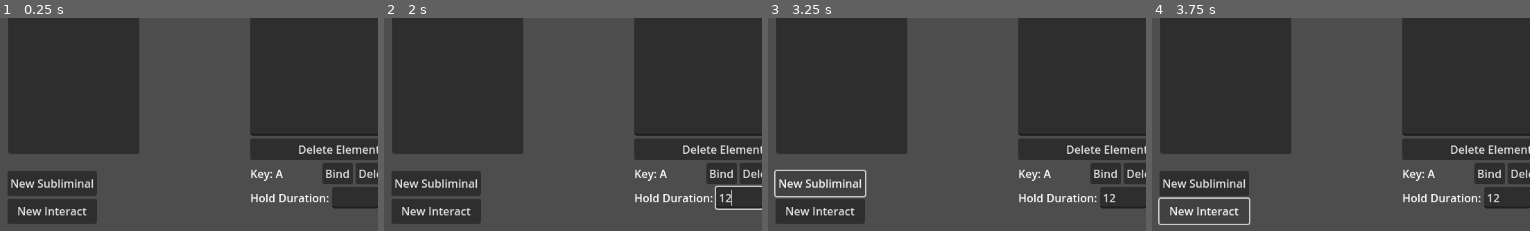
Above: before the commit, frames 1-4 (left to right).
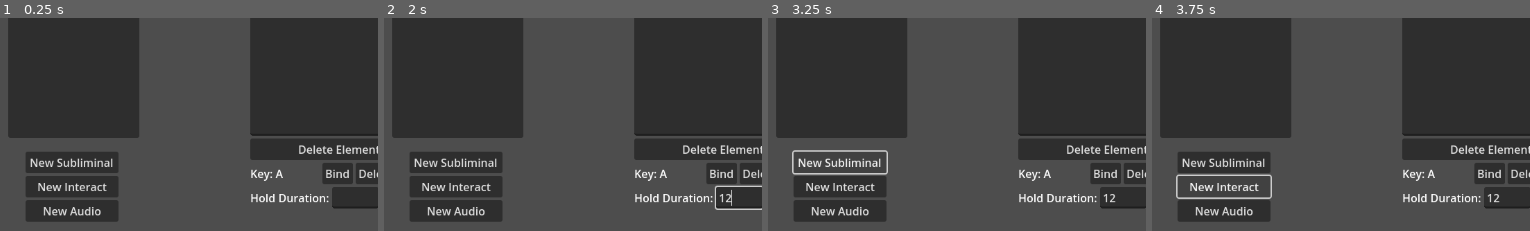
Above: after the commit, the same moments.

Repository: WinterWarp/KeyHypno
Game: Godot game, scene res://Scenes/EditingScene.tscn
Two runs of this game, one before a commit and one after it. Both use one fixed random seed, a clock stepped at 60 frames per second and the inputs below. This scene is started directly instead of the project's main scene.
Inputs (mouse positions are % of the whole screen's width and height, from its top left):
- Up to frame 1 (0.25 s): no input
- Up to frame 2 (2 s): click (48, 10) at 0.52 s; type "12" at 0.6 s; click (48, 16) at 0.75 s; type "12" at 0.83 s; click (48, 21) at 0.98 s; type "12" at 1.07 s; click (47, 33) at 1.27 s; type "12" at 1.35 s; click (45, 57) at 1.5 s; type "Alex" at 1.58 s; click (47, 92) at 1.73 s; type "12" at 1.82 s
- Up to frame 3 (3.25 s): click "New Subliminal" at 2 s; click "New Subliminal" at 2.75 s
- Up to frame 4 (3.75 s): click "New Interact" at 3.5 s
The pictures show only the part of the screen within x 0-50%, y 50-100%; the shares and areas given below are measured in that part.

The runs differ from the first frame. In frame 1, 7.7% of the frame differs, in the area x 2-37%, y 55-97%; in frame 2, 7.7%; in frame 3, 6.6%; in frame 4, 6.9%.
Error before the commit: Invalid call. Nonexistent function 'assign_unique_default_display_name_to_element' in base 'Nil'. (res://Scripts/editing_scene.gd:46)
Error after the commit: Invalid call. Nonexistent function 'assign_unique_default_display_name_to_element' in base 'Nil'. (res://Scripts/editing_scene.gd:62)

Commit message:
Audio elements can be added in the session editor

Diff:
--- /dev/null
+++ b/Scenes/AudioFileSelect.tscn
@@ -0,0 +1,10 @@
+[gd_scene format=3 uid="uid://c8gs40oabj372"]
+
+[node name="AudioFileSelect" type="FileDialog"]
+title = "Open a File"
+initial_position = 1
+size = Vector2i(700, 400)
+ok_button_text = "Open"
+file_mode = 0
+access = 2
+filters = PackedStringArray("*.mp3", "*.ogg")
--- a/Scenes/EditingScene.tscn
+++ b/Scenes/EditingScene.tscn
@@ -8,20 +8,6 @@
 script = ExtResource("1_lwjxk")
 
 [node name="CanvasLayer" type="CanvasLayer" parent="."]
-
-[node name="AddSubliminalButton" type="Button" parent="CanvasLayer"]
-offset_left = 57.0
-offset_top = 537.0
-offset_right = 186.0
-offset_bottom = 573.0
-text = "New Subliminal"
-
-[node name="AddInteractButton" type="Button" parent="CanvasLayer"]
-offset_left = 57.0
-offset_top = 577.0
-offset_right = 186.0
-offset_bottom = 613.0
-text = "New Interact"
 
 [node name="BackToMenuButton" type="Button" parent="CanvasLayer"]
 anchors_preset = 1
@@ -39,7 +25,7 @@
 offset_left = 58.0
 offset_top = 36.0
 offset_right = 247.0
-offset_bottom = 512.0
+offset_bottom = 489.0
 
 [node name="EditElementRootContainer" type="VBoxContainer" parent="CanvasLayer"]
 offset_left = 407.0
@@ -93,7 +79,26 @@
 [node name="Control2" parent="CanvasLayer/EditElementRootContainer" instance=ExtResource("2_u403d")]
 layout_mode = 2
 
-[connection signal="pressed" from="CanvasLayer/AddSubliminalButton" to="." method="_on_add_subliminal_button_pressed"]
-[connection signal="pressed" from="CanvasLayer/AddInteractButton" to="." method="_on_add_interact_button_pressed"]
+[node name="NewElementButtonContainer" type="VBoxContainer" parent="."]
+offset_left = -324.0
+offset_top = 454.0
+offset_right = -190.0
+offset_bottom = 555.0
+
+[node name="AddSubliminalButton" type="Button" parent="NewElementButtonContainer"]
+layout_mode = 2
+text = "New Subliminal"
+
+[node name="AddInteractButton" type="Button" parent="NewElementButtonContainer"]
+layout_mode = 2
+text = "New Interact"
+
+[node name="AddAudioButton" type="Button" parent="NewElementButtonContainer"]
+layout_mode = 2
+text = "New Audio"
+
 [connection signal="pressed" from="CanvasLayer/BackToMenuButton" to="." method="_on_back_to_menu_button_pressed"]
 [connection signal="item_selected" from="CanvasLayer/ListOfElementsInSession" to="." method="_on_list_of_elements_in_session_item_selected"]
+[connection signal="pressed" from="NewElementButtonContainer/AddSubliminalButton" to="." method="_on_add_subliminal_button_pressed"]
+[connection signal="pressed" from="NewElementButtonContainer/AddInteractButton" to="." method="_on_add_interact_button_pressed"]
+[connection signal="pressed" from="NewElementButtonContainer/AddAudioButton" to="." method="_on_add_audio_button_pressed"]
--- /dev/null
+++ b/Scenes/SessionElement_Audio_EditPane.tscn
@@ -0,0 +1,17 @@
+[gd_scene load_steps=2 format=3 uid="uid://d0bqh4xud3qr3"]
+
+[ext_resource type="Script" path="res://Scripts/session_element_audio_edit_pane.gd" id="1_8dfbb"]
+
+[node name="AudioEditPane" type="VBoxContainer"]
+offset_right = 8.0
+offset_bottom = 8.0
+script = ExtResource("1_8dfbb")
+
+[node name="SelectPathButton" type="Button" parent="."]
+layout_mode = 2
+text = "Select Audio File"
+
+[node name="PathLabel" type="Label" parent="."]
+layout_mode = 2
+
+[connection signal="pressed" from="SelectPathButton" to="." method="_on_select_path_button_pressed"]
--- a/Scripts/SessionElement_Audio.gd
+++ b/Scripts/SessionElement_Audio.gd
@@ -10,3 +10,7 @@
 	if !StillRunning:
 		return false
 	return true
+
+
+func get_default_display_name() -> String:
+	return "Audio"
--- a/Scripts/audio.gd
+++ b/Scripts/audio.gd
@@ -12,10 +12,19 @@
 		return
 	match path.right(3).to_lower():
 		"ogg":
-			hypno_scene_audio_player.stream = AudioStreamOggVorbis.load_from_buffer(session_data.read_file(new_path))
+			if session_data != null:
+				hypno_scene_audio_player.stream = AudioStreamOggVorbis.load_from_buffer(session_data.read_file(new_path))
+			else:
+				var file = FileAccess.open(path, FileAccess.READ)
+				hypno_scene_audio_player.stream = AudioStreamOggVorbis.load_from_buffer(file.get_buffer(file.get_length()))
 		"mp3":
 			var mp3 = AudioStreamMP3.new()
-			mp3.data = session_data.read_file(new_path)
+			if session_data != null:
+				mp3.data = session_data.read_file(new_path)
+			else:
+				var file = FileAccess.open(path, FileAccess.READ)
+				mp3.data = file.get_buffer(file.get_length())
+
 			hypno_scene_audio_player.stream = mp3
 		_:
 			print("unexpected file type")
--- a/Scripts/editing_scene.gd
+++ b/Scripts/editing_scene.gd
@@ -11,7 +11,9 @@
 
 var SubliminalClass = preload("res://Scripts/SessionElement_Subliminal.gd")
 var InteractClass = preload("res://Scripts/SessionElement_Interact.gd")
+var AudioClass = preload("res://Scripts/SessionElement_Audio.gd")
 var SessionElementInteractEditPaneScene = preload("res://Scenes/SessionElement_Interact_EditPane.tscn")
+var SessionElementAudioEditPaneScene = preload("res://Scenes/SessionElement_Audio_EditPane.tscn")
 
 @onready
 var _canvas_layer: CanvasLayer = $CanvasLayer
@@ -43,16 +45,26 @@
 
 func _on_add_subliminal_button_pressed() -> void:
 	var new_element: SessionElement_Subliminal = SubliminalClass.new()
-	open_session_data.assign_unique_default_display_name_to_element(new_element)
-	open_session_data.add_element(new_element)
-	_add_element_to_display_list(new_element)
+	_set_up_new_element(new_element)
 
 
 func _on_add_interact_button_pressed() -> void:
 	var new_element: SessionElement_Interact = InteractClass.new()
+	_set_up_new_element(new_element)
+
+
+func _on_add_audio_button_pressed() -> void:
+	var new_element: SessionElement_Audio = AudioClass.new()
+	_set_up_new_element(new_element)
+
+
+func _set_up_new_element(new_element: SessionElement) -> void:
 	open_session_data.assign_unique_default_display_name_to_element(new_element)
 	open_session_data.add_element(new_element)
 	_add_element_to_display_list(new_element)
+	var new_index: int = _list_of_elements_in_session.item_count - 1
+	_list_of_elements_in_session.select(new_index)
+	_on_list_of_elements_in_session_item_selected(new_index)
 
 
 func _on_back_to_menu_button_pressed() -> void:
@@ -108,6 +120,10 @@
 		var interact_edit_pane = SessionElementInteractEditPaneScene.instantiate()
 		_edit_element_root_container.add_child(interact_edit_pane)
 		interact_edit_pane.set_editing_element(_currently_editing_element)
+	else: if _currently_editing_element is SessionElement_Audio:
+		var audio_edit_pane = SessionElementAudioEditPaneScene.instantiate()
+		_edit_element_root_container.add_child(audio_edit_pane)
+		audio_edit_pane.set_editing_element(_currently_editing_element)
 
 
 	var delete_button: Button = Button.new()
--- /dev/null
+++ b/Scripts/session_element_audio_edit_pane.gd
@@ -0,0 +1,42 @@
+extends Control
+
+
+var _editing_element: SessionElement_Audio
+
+var AudioFileSelectScene = preload("res://Scenes/AudioFileSelect.tscn")
+
+@onready
+var PathLabel = $PathLabel
+
+
+func set_editing_element(in_editing_element: SessionElement_Audio) -> void:
+	_editing_element = in_editing_element
+	_populate()
+
+
+func _ready() -> void:
+	pass
+
+
+func _process(delta: float) -> void:
+	pass
+
+
+func _on_select_path_button_pressed() -> void:
+	var file_select: FileDialog = AudioFileSelectScene.instantiate()
+	add_child(file_select)
+	file_select.file_selected.connect(_handle_file_selected)
+	file_select.popup()
+
+
+func _handle_file_selected(path: String) -> void:
+	print(path)
+	_editing_element.path = path
+	_populate()
+
+
+func _populate() -> void:
+	if _editing_element.path.is_empty():
+		PathLabel.text = "No file selected"
+	else:
+		PathLabel.text = _editing_element.path.get_file()
